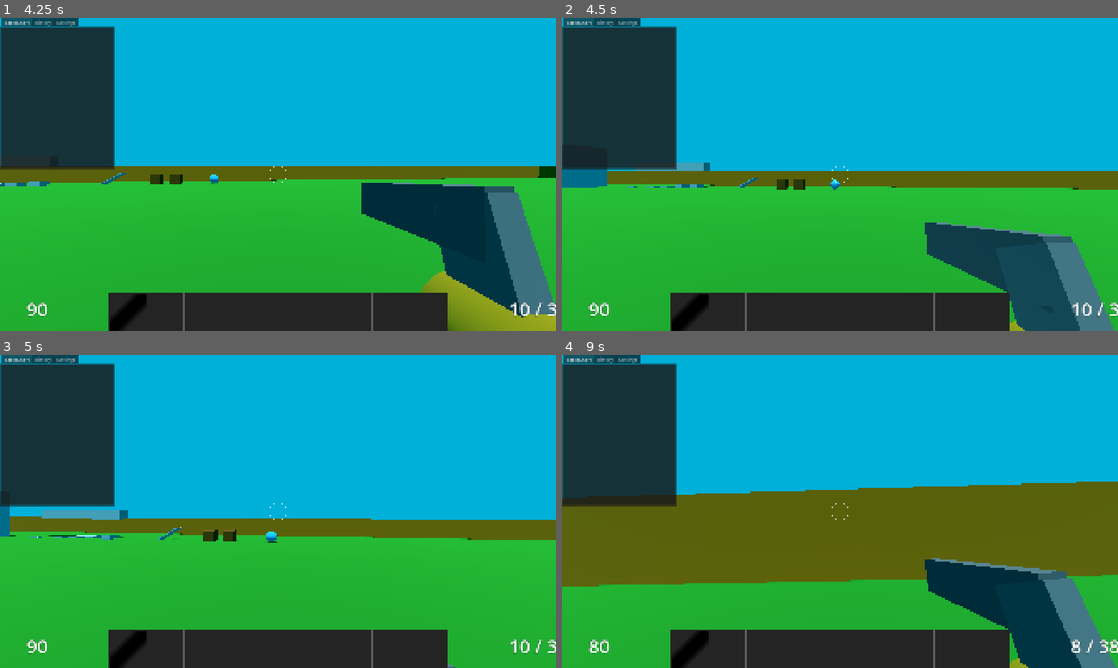
Above: before the commit, frames 1-4 (two rows, left to right).
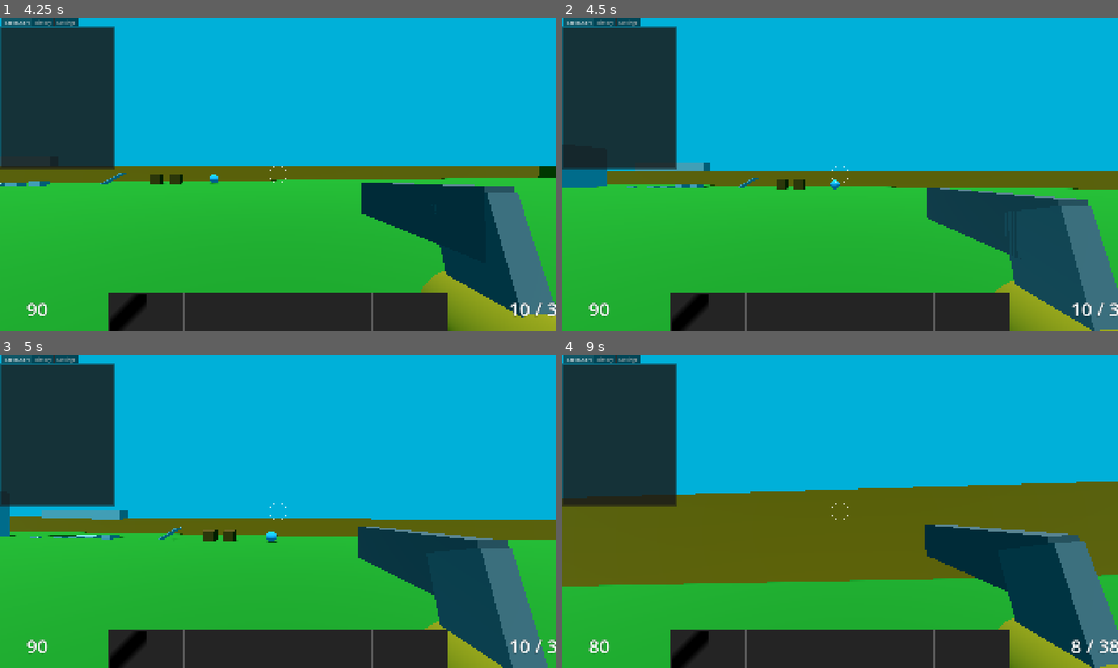
Above: after the commit, the same moments.

Repository: janisl/rpg-core
Game: Godot game, scene res://systems/main_scene.tscn
Two runs of this game, one before a commit and one after it. Both use one fixed random seed, a clock stepped at 60 frames per second and the inputs below.
Inputs (mouse positions are in pixels of both pictures, inside the frame that each line leads up to):
- Up to frame 1 (4.25 s): move the mouse to (305, 174) at 0.52 s; hold Shift (crouch) 0.53-1.28 s; hold W (forward) from 0.53 s (still down); tap Space (jump) at 0.77, 1.52, 3.02, 3.77 s; move the mouse to (250, 174) at 1.27 s; tap T (cycle_ammo) at 1.35 s; move the mouse to (289, 168) at 2.02 s; press the mouse at (289, 168) at 2.03 s; move the mouse to (272, 180) at 2.77 s; release the mouse at (272, 180) at 2.78 s; tap Ctrl (sprint) at 2.85 s; move the mouse to (316, 177) at 3.52 s; hold Z (test) from 3.53 s (still down)
- Up to frame 2 (4.5 s): keep holding W (forward); move the mouse to (795, 171) at 4.27 s; release Z (test) at 4.28 s; tap 1 at 4.35 s
- Up to frame 3 (5 s): keep holding W (forward); tap Space (jump) at 4.52 s
- Up to frame 4 (9 s): move the mouse to (845, 511) at 5.02 s; hold Shift (crouch) 5.03-5.78 s; move the mouse to (817, 505) at 5.77 s; release W (forward) at 5.78 s; hold D (right) 5.78-6.53 s; tap T (cycle_ammo) at 5.85 s; tap Space (jump) at 6.02, 6.77, 7.52 s; move the mouse to (867, 511) at 6.52 s; press the mouse at (867, 511) at 6.53 s; hold W (forward) 6.53-8.78 s; move the mouse to (812, 511) at 7.27 s; release the mouse at (812, 511) at 7.28 s; tap Ctrl (sprint) at 7.35 s; move the mouse to (851, 505) at 8.02 s; hold Z (test) 8.03-8.78 s; move the mouse to (834, 517) at 8.77 s; hold A (left) from 8.78 s (still down); tap 1 at 8.85 s

Frame 1 is identical in both runs. In frame 2, 8.7% of the frame differs, in the area x 65-100%, y 54-100%; in frame 3, 8.8%, in the area x 64-99%, y 54-100%; in frame 4, 8.5%.

Commit message:
Prevent switching to currently equipped wieldable.

Diff:
--- a/systems/wieldables/wield_controller.gd
+++ b/systems/wieldables/wield_controller.gd
@@ -28,6 +28,9 @@
 
 
 func switch_wieldable(item_stack: ItemStack) -> void:
+	if wieldable and not wieldable.is_unequipping and item_stack == current_item_stack:
+		return
+
 	_selected_item_stack = item_stack
 
 	if wieldable != null:
@@ -47,12 +50,13 @@
 	wieldable_data = null
 
 	current_item_stack = _selected_item_stack
-	_selected_item_stack = null
 	if not current_item_stack or not current_item_stack.is_valid:
+		current_item_stack = null
 		return
 
 	wieldable_data = current_item_stack.item as WieldableData
 	if not wieldable_data:
+		current_item_stack = null
 		return
 
 	assert(wieldable_data.controller_scene, "Wieldable has no controller scene")
